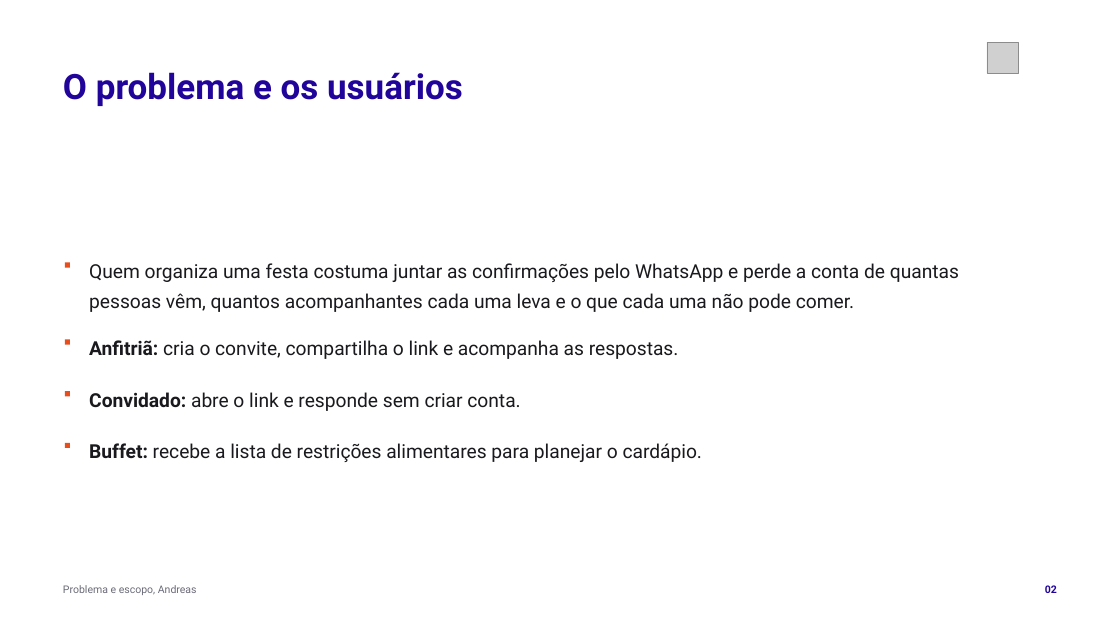
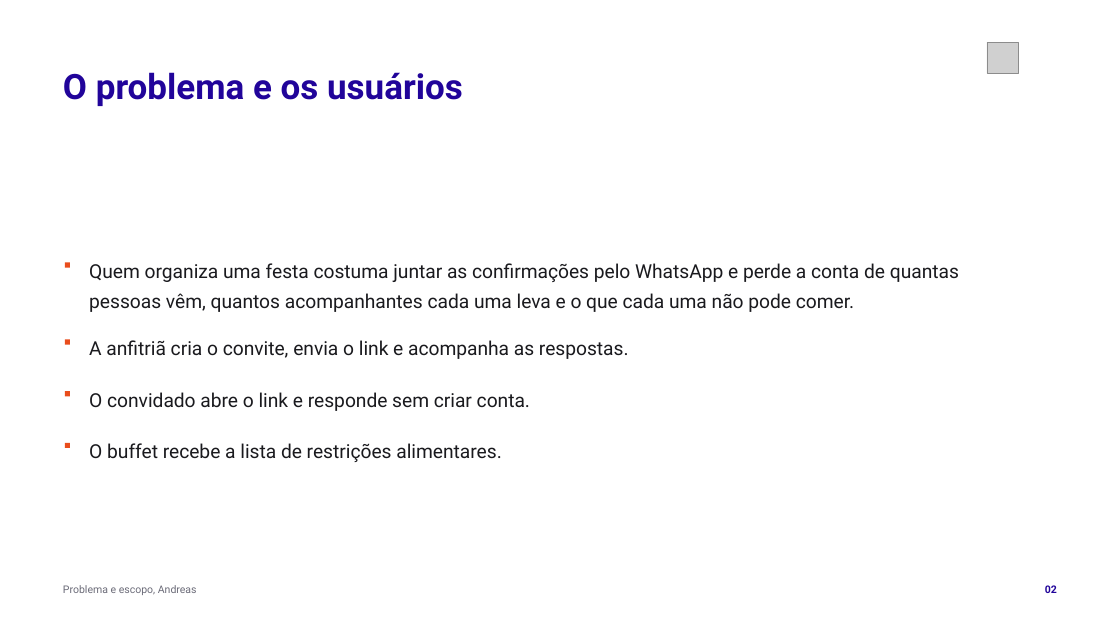
Before and after one commit to tcpassos/invite-app, a slide deck: slide 2 of trabalhos/T3-Apresentacao-Intermediaria.pptx. Drawn at 1120x630 pixels with LibreOffice and Linux fonts; fonts in the diff are those of the drawing; grey boxes stand for pictures. Boxes give left, top, right and bottom in pixels: in the first picture for what was removed or moved away, otherwise in the second. Text is boxed around its words. In the diff, an @@ line names an element or a change of style, - is before the commit and + after.

```diff
--- a/trabalhos/T3-Apresentacao-Intermediaria.pptx
+++ b/trabalhos/T3-Apresentacao-Intermediaria.pptx
@@ text at [89, 340, 629, 359]: text changed @@
-Anfitriã: cria o convite, compartilha o link e acompanha as respostas.
+A anfitriã cria o convite, envia o link e acompanha as respostas.
@@ text at [89, 392, 530, 411]: text changed @@
-Convidado: abre o link e responde sem criar conta.
+O convidado abre o link e responde sem criar conta.
@@ text at [89, 443, 501, 462]: text changed @@
-Buffet: recebe a lista de restrições alimentares para planejar o cardápio.
+O buffet recebe a lista de restrições alimentares.
```
Also in this commit, not shown: 16 other slides changed, 4 other files.
